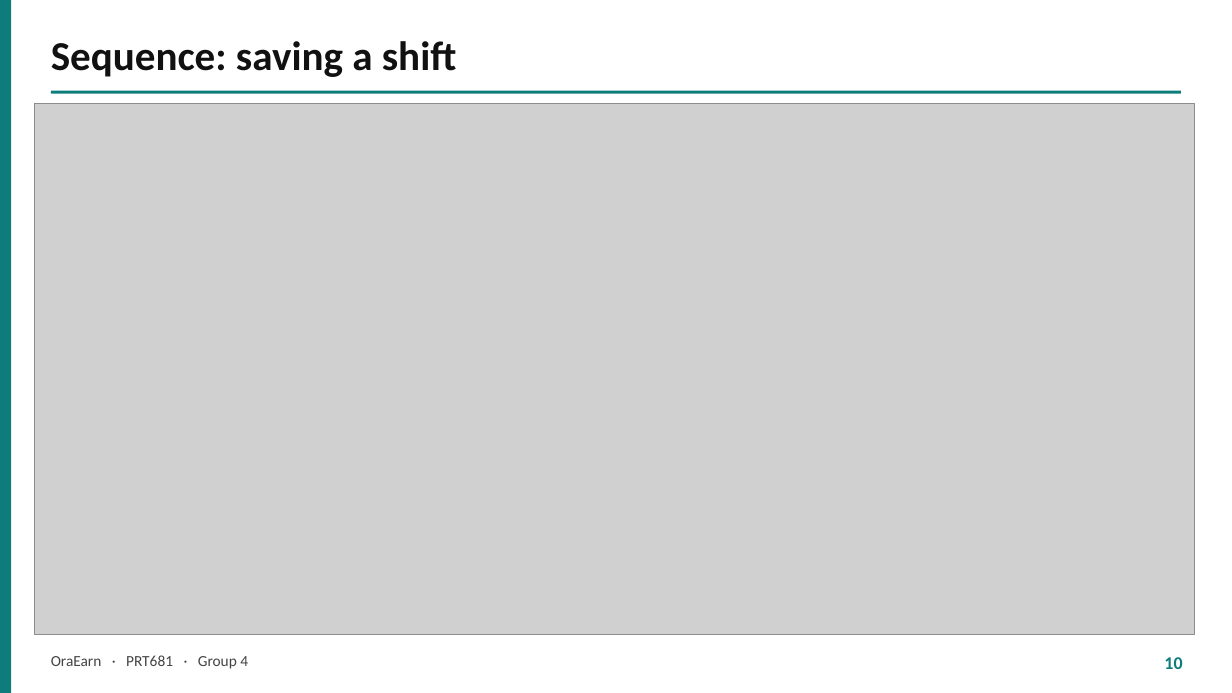
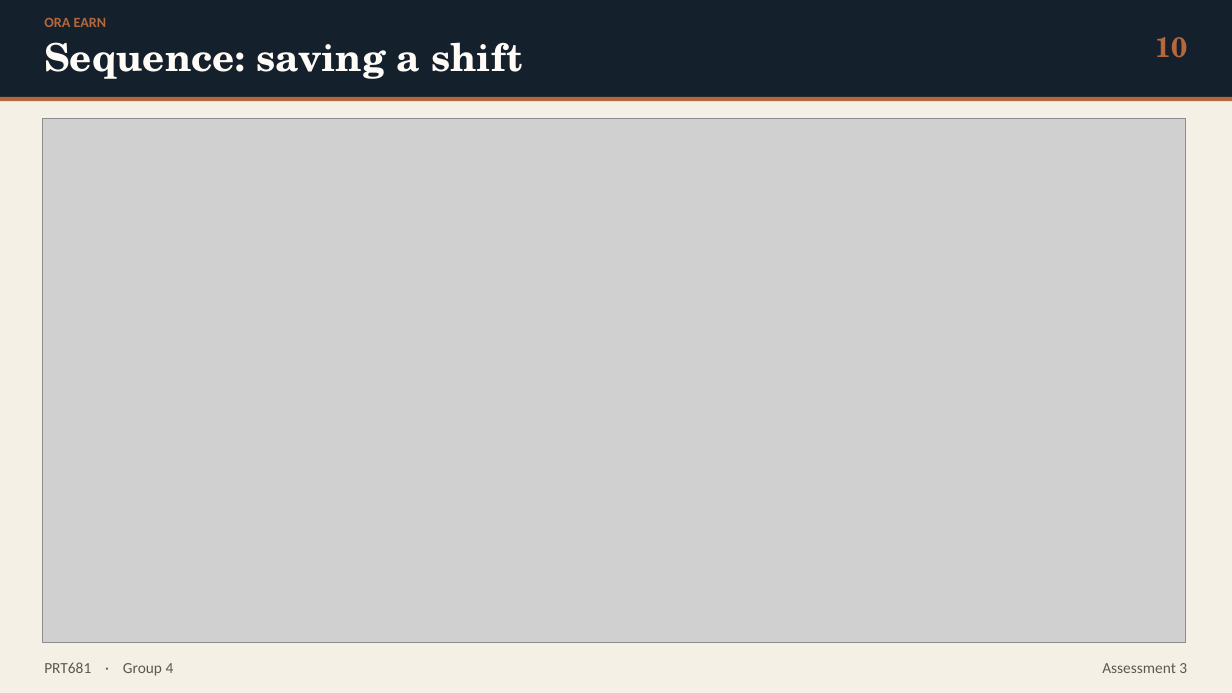
Before and after one commit to itsmekrishnaaaaaa/PRT_681_SYDNEY_GROUP-4, a slide deck: slide 10 of oraEarn-WebApp/docs/presentation/OraEarn-Assessment3-Presentation.pptx. Drawn at 1232x693 pixels with LibreOffice and Linux fonts; fonts in the diff are those of the drawing; grey boxes stand for pictures. Boxes give left, top, right and bottom in pixels: in the first picture for what was removed or moved away, otherwise in the second. Text is boxed around its words. In the diff, an @@ line names an element or a change of style, - is before the commit and + after.

```diff
--- a/oraEarn-WebApp/docs/presentation/OraEarn-Assessment3-Presentation.pptx
+++ b/oraEarn-WebApp/docs/presentation/OraEarn-Assessment3-Presentation.pptx
@@ rectangle at (0,0,1232,693): fill #FFFFFF to #F4F0E6 @@
@@ rectangle removed at (0,0,11,693) @@
@@ rectangle added at (0,0,1232,97), fill #14202B @@
@@ text added at (44,18,107,27), 11 pt, text #B5683D, bold @@
+ORA EARN
@@ text "Sequence: saving a shift": place and size @@
-text "Sequence: saving a shift" at (51,41,457,77)
+text "Sequence: saving a shift" at (44,42,523,79)
@@ text "Sequence: saving a shift" at (44,42,523,79): size 32 to 30 pt, font Calibri to TeX Gyre Schola, text colour #111111 to #FFFCF7 @@
@@ text "10": place and size @@
-text "10" at (1164,657,1182,669)
+text "10" at (1155,37,1187,58)
@@ text "10" at (1155,37,1187,58): size 14 to 22 pt, font Calibri to TeX Gyre Schola, text colour #0E7C7B to #B5683D @@
@@ rectangle: place and size @@
-rectangle at (51,91,1181,94)
+rectangle at (0,97,1232,101)
@@ rectangle at (0,97,1232,101): fill #0E7C7B to #B5683D @@
@@ picture: place and size @@
-picture at (35,104,1195,635)
+picture at (43,118,1186,642)
@@ text at (44,662,174,676): text changed; text colour #444444 to #5E5850 @@
-OraEarn · PRT681 · Group 4
+PRT681 · Group 4
@@ text added at (1102,663,1187,673), 12 pt, text #5E5850 @@
+Assessment 3
```
Also in this commit, not shown: 10 other slides changed, 5 slides added, 4 slides removed, 20 other files.
